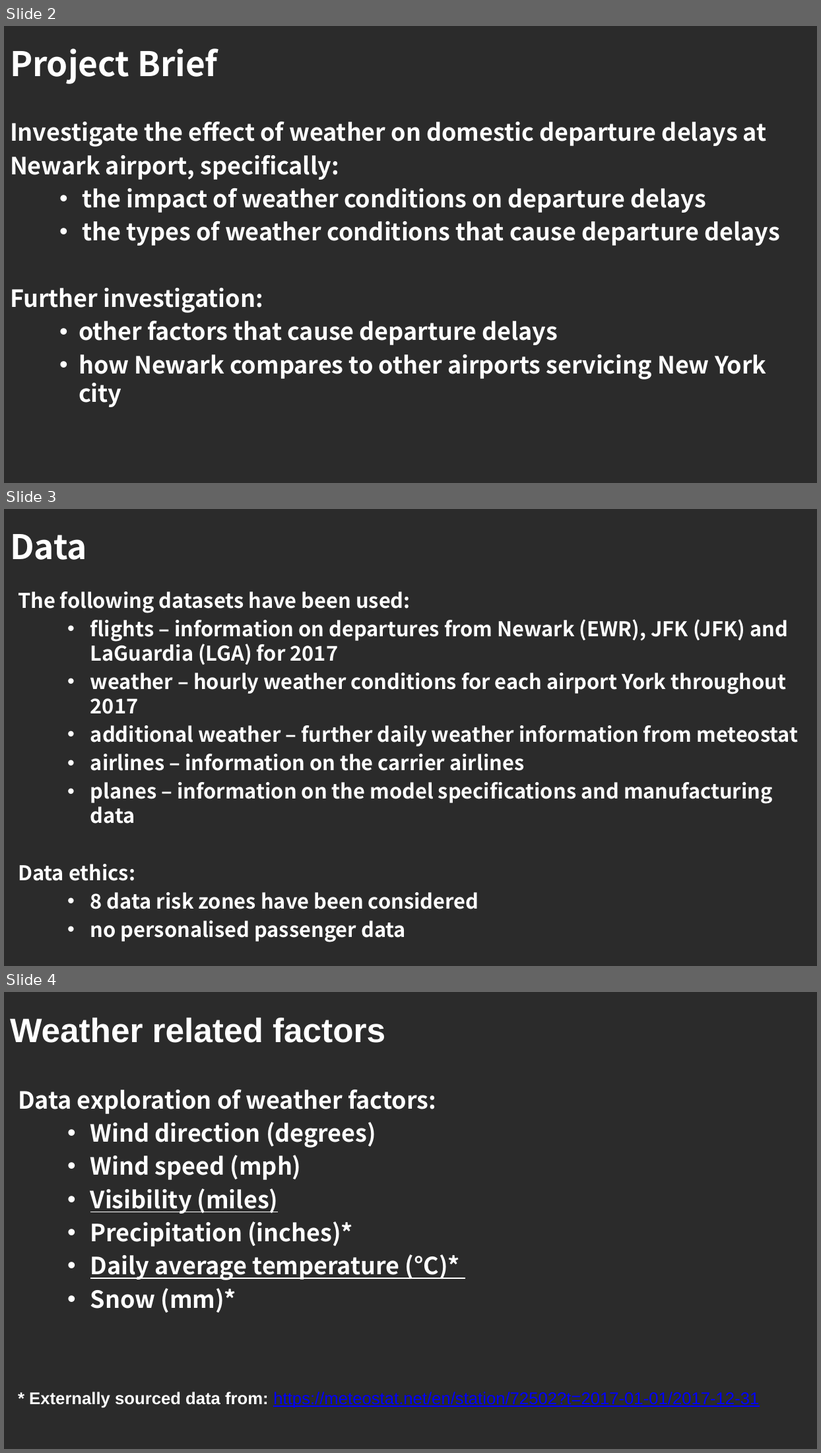
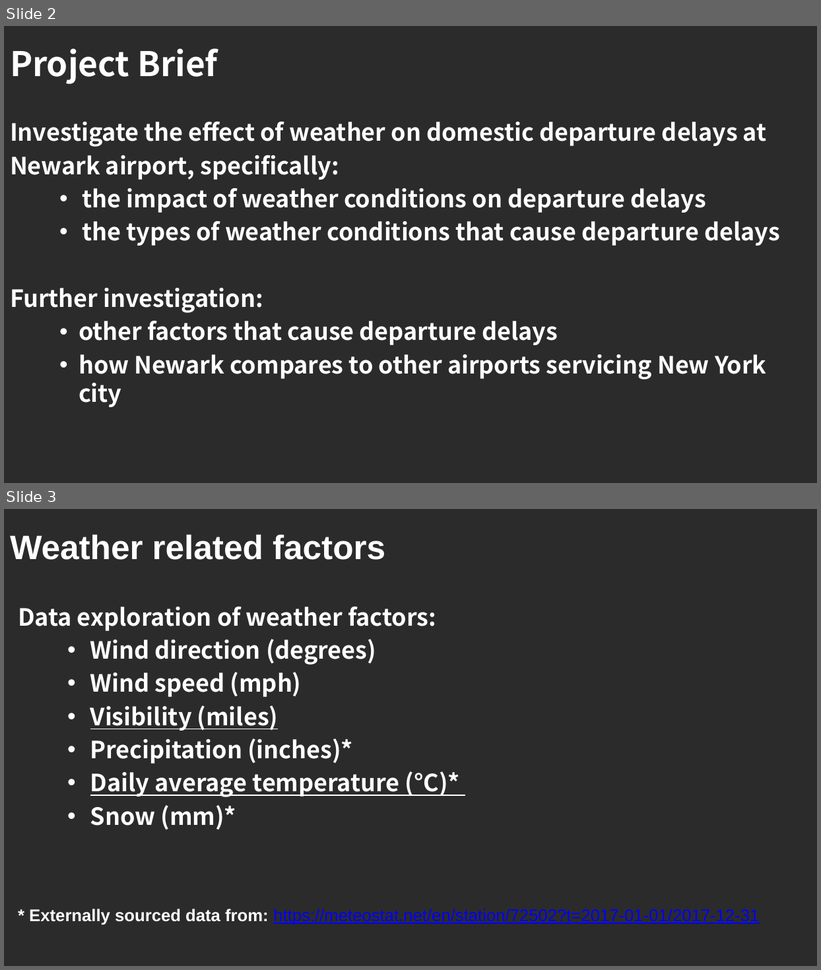
Before and after one commit to karenbgibson/final_project_flight_delays, a slide deck: investigating_flight_delays_newark.pptx. Shown one above the other, each under a label of ours: slides 2, 3 and 4 before the commit, slides 2 and 3 after it. The pictures are 821x1453 and 821x970 pixels, drawn with LibreOffice and Linux fonts; fonts in the diff are those of the drawing; background and template pictures are left out; a plain dark background stands for a picture behind light text. Boxes give left, top, right and bottom in pixels: in the first picture for what was removed or moved away, otherwise in the second. Text is boxed around its words. In the diff, an @@ line names an element or a change of style, - is before the commit and + after.

```diff
--- a/investigating_flight_delays_newark.pptx
+++ b/investigating_flight_delays_newark.pptx
@@ slide 3 removed at (4,509,817,966), background picture (left out) @@
@@ title removed at (10,534,87,560) @@
-Data
@@ text removed at (18,591,798,943) @@
-The following datasets have been used:
-  • flights – information on departures from Newark (EWR), JFK (JFK) and LaGuardia (LGA) for 2017
-  • weather – hourly weather conditions for each airport York throughout 2017
-  • additional weather – further daily weather information from meteostat
-  • airlines – information on the carrier airlines
-  • planes – information on the model specifications and manufacturing data
-Data ethics:
-  • 8 data risk zones have been considered
-  • no personalised passenger data
@@ what was slide 4 is now slide 3 @@
```
Also in this commit, not shown: 6 slides changed, 1 other slide removed, 9 other files.
